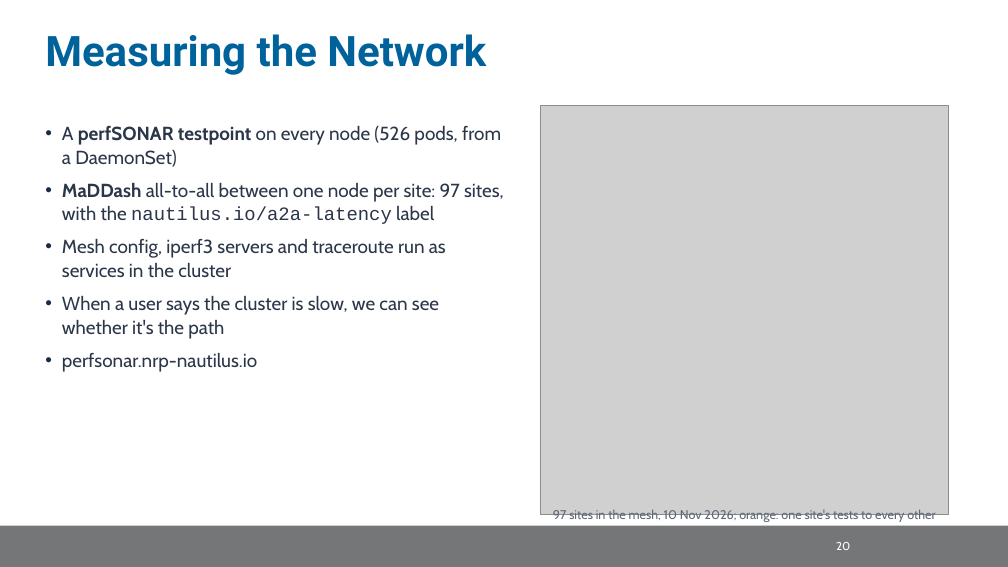
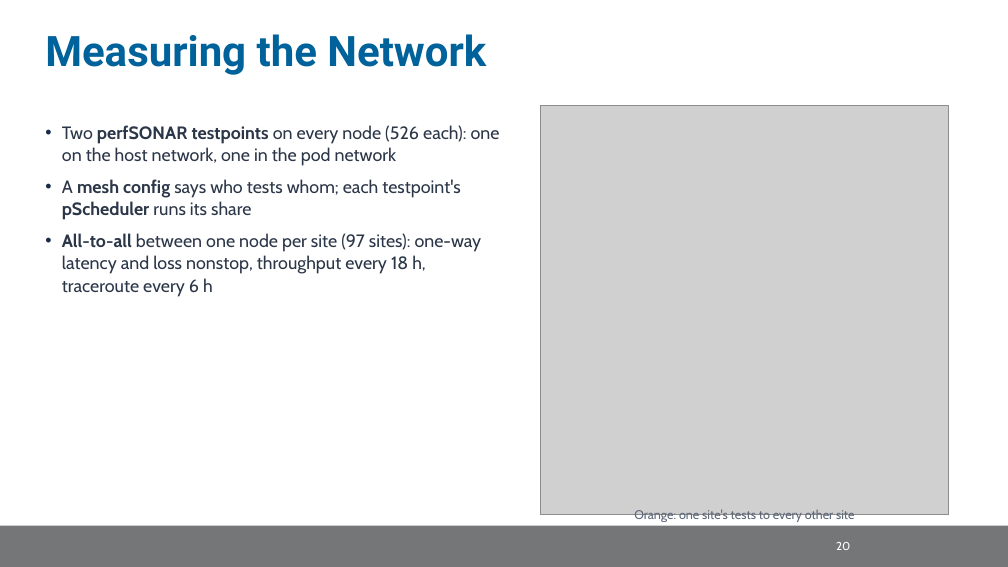
Before and after one commit to nrp-nautilus/nrp-training, a slide deck: slide 34 of trainings/scinet-sc26/slides/scinet-nrp.pptx (slide 26 before the commit). Drawn at 1008x567 pixels with LibreOffice and Linux fonts; fonts in the diff are those of the drawing; grey boxes stand for pictures; background and template pictures are left out. Boxes give left, top, right and bottom in pixels: in the first picture for what was removed or moved away, otherwise in the second. Text is boxed around its words. In the diff, an @@ line names an element or a change of style, - is before the commit and + after.

Commit message:
scinet-sc26: slide revisions, an agent in the demo, a presenter reference
- Slides advance by keys only; mouse clicks no longer change slides
- New slides: Containers and Kubernetes, How Services Get Deployed, Fitting
  Big Models on Contributed GPUs, What is a Namespace?, Runner Flavors (backup)
- Getting Traffic In redrawn to the real path (DNS, HAProxy ingress nodes,
  cert-manager; MetalLB for non-HTTP services); Policy, Network, Request path,
  Sharing GPUs and Multi-Node Serving step through with moving dots
- Owners get reservation taints, not a priority class; no billing wording
- Real Thanos panels and the MaDDash loss grid; Internet2 sites on the map
- Demo: no admin-only commands; new agent.ipynb with three read-only tools
- Slides split into section files; reference.md glossary for the presenter

```diff
--- a/trainings/scinet-sc26/slides/scinet-nrp.pptx
+++ b/trainings/scinet-sc26/slides/scinet-nrp.pptx
@@ text at [62, 125, 500, 297]: text changed; size 18 to 17 pt @@
-• A perfSONAR testpoint on every node (526 pods, from a DaemonSet)
-• MaDDash all-to-all between one node per site: 97 sites, with the nautilus.io/a2a-latency label
-• Mesh config, iperf3 servers and traceroute run as services in the cluster
-• When a user says the cluster is slow, we can see whether it's the path
-• perfsonar.nrp-nautilus.io
+• Two perfSONAR testpoints on every node (526 each): one on the host network, one in the pod network
+• A mesh config says who tests whom; each testpoint's pScheduler runs its share
+• All-to-all between one node per site (97 sites): one-way latency and loss nonstop, throughput every 18 h, traceroute every 6 h
@@ text at [634, 509, 855, 523]: text changed @@
-97 sites in the mesh, 10 Nov 2026; orange: one site's tests to every other
+Orange: one site's tests to every other site
```
Also in this commit, not shown: 48 other slides changed, 19 slides added, 3 slides removed, 28 other files.
